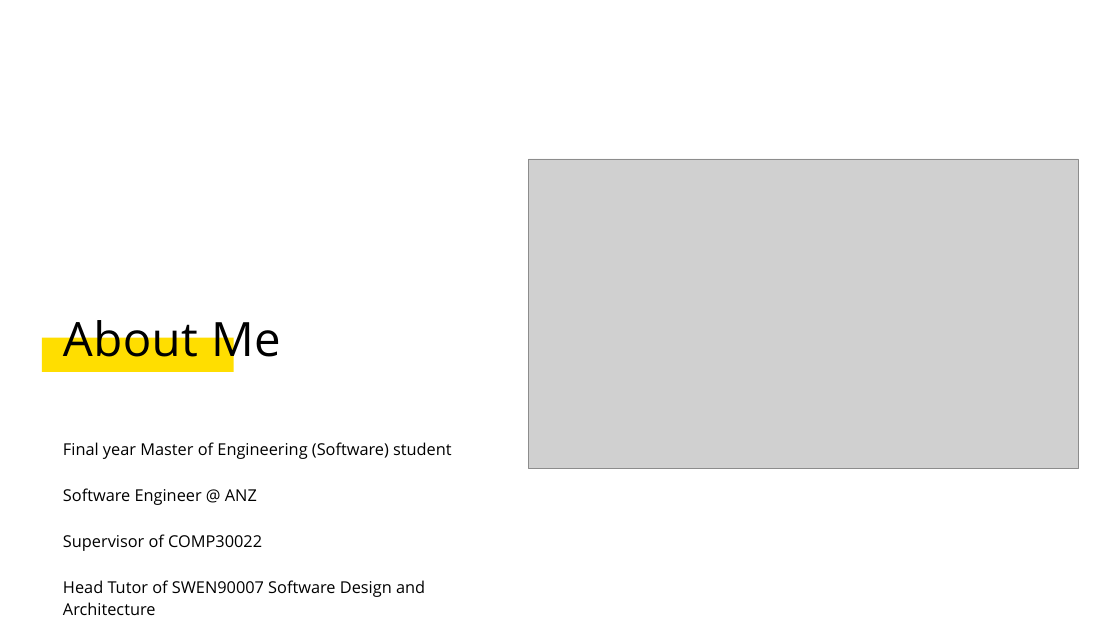
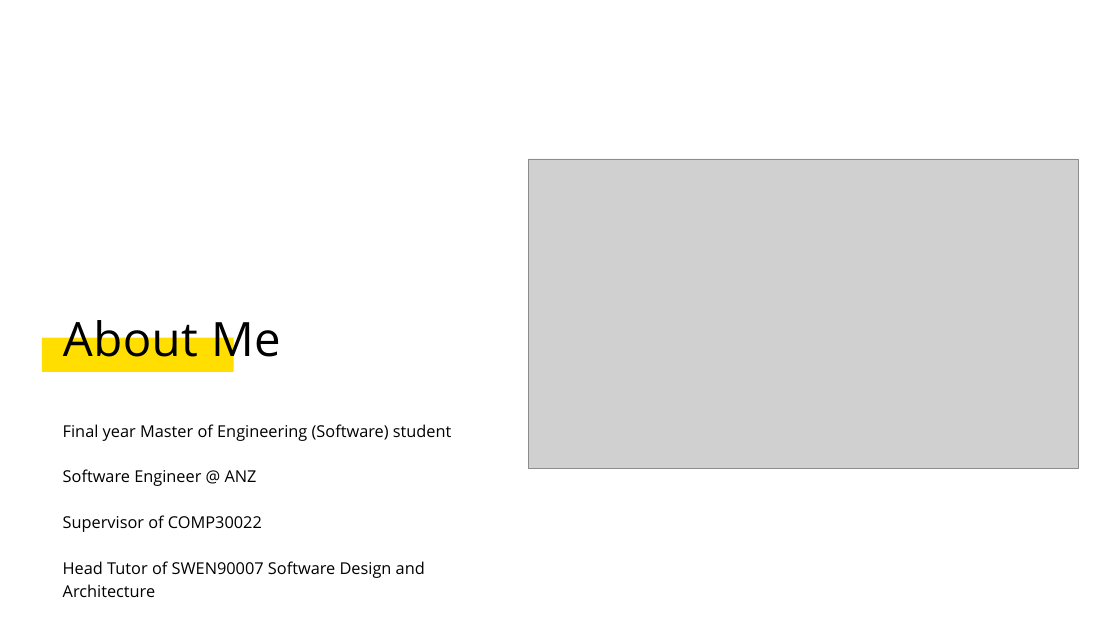
Before and after one commit to SWEN900072021/Resources, a slide deck: slide 2 of workshops/workshop_1/Slides.pptx. Drawn at 1120x630 pixels with LibreOffice and Linux fonts; fonts in the diff are those of the drawing; grey boxes stand for pictures. Boxes give left, top, right and bottom in pixels: in the first picture for what was removed or moved away, otherwise in the second. Text is boxed around its words. In the diff, an @@ line names an element or a change of style, - is before the commit and + after.

```diff
--- a/workshops/workshop_1/Slides.pptx
+++ b/workshops/workshop_1/Slides.pptx
@@ text "Final year Master of Engineering ...": place and size @@
-text "Final year Master of Engineering ..." at [63,442,451,615]
+text "Final year Master of Engineering ..." at [63,424,451,597]
```
Also in this commit, not shown: 2 other slides changed.
